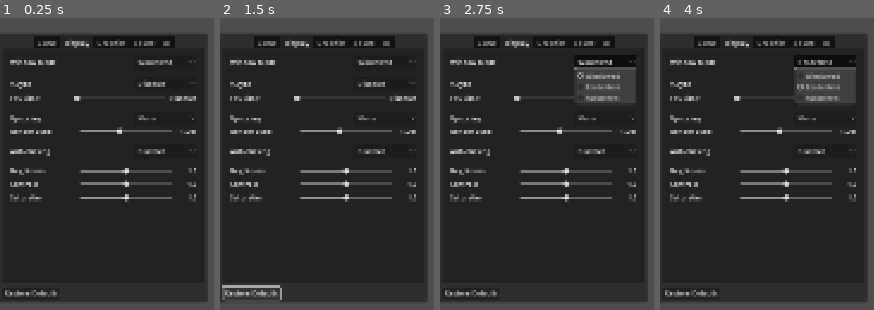
Above: before the commit, frames 1-4 (left to right).
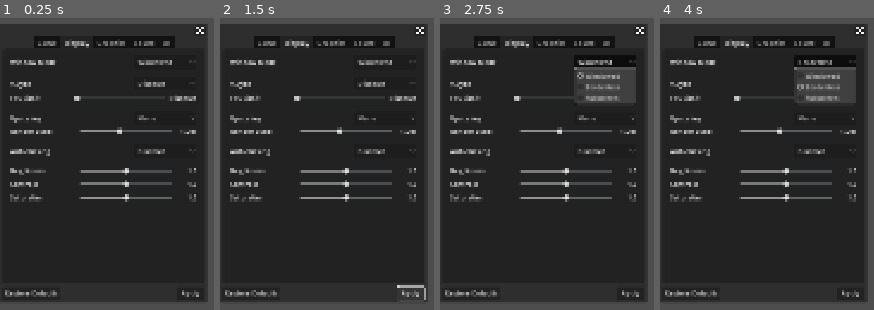
Above: after the commit, the same moments.

Repository: RespiteFromReality/godot-settings
Game: Godot game, scene res://settings_menu/settings_menu.tscn
The game is run twice, just before and just after one commit, with the same random seed, the same clock (stepped at 60 frames per second) and the same inputs.
Inputs:
- Up to frame 1 (0.25 s): no input
- Up to frame 2 (1.5 s): click "Restore Defaults" at 0.5 s; click "Restore Defaults" (after the commit: "Apply") at 1.25 s
- Up to frame 3 (2.75 s): click "Windowed" at 2 s
- Up to frame 4 (4 s): click "Disabled" at 2.75 s; click "Borderless" at 3.5 s

The runs differ from the first frame. In frame 1, 2.8% of the frame differs, in the area x 0-98%, y 2-96%; in frame 2, 3.4%, in the area x 0-98%, y 2-97%; in frame 3, 2.8%; in frame 4, 2.8%.

Commit message:
Close, Apply, Unsaved Changes

Diff:
--- /dev/null
+++ b/settings_menu/apply_settings.gd
@@ -0,0 +1,5 @@
+extends Control
+
+
+func _on_pressed() -> void:
+	SettingsFiles.save_config(SettingsFiles.user_config)
--- /dev/null
+++ b/settings_menu/exit.gd
@@ -0,0 +1,16 @@
+extends Button
+
+@onready var settings_menu: Control = $".."
+
+signal unsaved_changes;
+
+func _on_pressed() -> void:
+	if SettingsFiles.unsaved_changes != true:
+		close()
+	else:
+		unsaved_changes.emit()
+
+
+func close() -> void:
+	settings_menu.visible = false
+	settings_menu.queue_free()
--- a/settings_menu/settings.gd
+++ b/settings_menu/settings.gd
@@ -134,6 +134,8 @@
 	# UI SCALE
 	var scale: float = get_ui_scale()
 	set_ui_scale(scale)
+
+	SettingsFiles.unsaved_changes = false
 
 
 # FOV
--- /dev/null
+++ b/settings_menu/settings.tres
@@ -0,0 +1,26 @@
+[gd_resource type="Resource" script_class="SettingsContainer" format=3 uid="uid://bmrjxddiy1hey"]
+
+[ext_resource type="Script" uid="uid://bayystcohpp5m" path="res://settings_menu/settings_container.gd" id="1_88asv"]
+
+[resource]
+script = ExtResource("1_88asv")
+fov = 60.0
+render_scale = 1.0
+fsr_quality = 1.0
+fsr_sharpness = 1.7
+brightness = 1.0
+contrast = 1.0
+saturation = 1.0
+lod_threshold = 2
+ssil = true
+ssil_quality = 3
+ssr = true
+ssr_steps = 16
+ssao_quality = 3
+gi_half_res = true
+sdfgi_cascades = 2
+sdfgi_rays = 3
+voxelgi_quality = 1
+shadow_resolution = 2
+bloom = true
+metadata/_custom_type_script = "uid://bayystcohpp5m"
--- a/settings_menu/settings_files.gd
+++ b/settings_menu/settings_files.gd
@@ -3,8 +3,15 @@
 const SETTINGS_FILE_PATH = "user://settings.ini"
 
 var user_config: ConfigFile
+var unsaved_changes: bool
 
 func _init() -> void:
+	load_or_create_settings_file()
+
+
+## File Functions
+## Generates a ConfigFile with default settings.
+func load_or_create_settings_file() -> void:
 	if FileAccess.file_exists(SETTINGS_FILE_PATH) == false:
 		user_config = create_default()
 		user_config.save(SETTINGS_FILE_PATH)
@@ -13,13 +20,10 @@
 		var err: Error = user_config.load(SETTINGS_FILE_PATH)
 		assert(err == OK) # Just panic in debug.
 		if err != OK:
-			printerr("Failed to load config file with error: ", err)
-			printerr(err)
+			printerr("Failed to load config file with error: %s" % error_string(err))
 			user_config = create_default()
 
 
-## File Functions
-## Generates a ConfigFile with default settings.
 func create_default() -> ConfigFile:
 	var default_config: ConfigFile = ConfigFile.new()
 
@@ -84,7 +88,7 @@
 
 func apply_setting(section: String, key: String, value: Variant) -> void:
 	user_config.set_value(section, key, value)
-	save_config(user_config)
+	unsaved_changes = true;
 
 
 func get_setting(section: String, key: String) -> Variant:
@@ -100,11 +104,12 @@
 	var err: Error = config.save(SETTINGS_FILE_PATH)
 	if err != OK:
 		assert(false) # Just panic in debug.
-		printerr("Saving settings failed with: ", err)
-
+		printerr("Saving settings failed with: %s" % error_string(err))
+	unsaved_changes = false
 	return err
 
 
 func restore_default_settings() -> void:
 	user_config = create_default()
 	save_config(user_config)
+	unsaved_changes = false
--- a/settings_menu/settings_menu.tscn
+++ b/settings_menu/settings_menu.tscn
@@ -17,7 +17,11 @@
 [ext_resource type="PackedScene" uid="uid://bdnli8g4ow2tm" path="res://settings_menu/components/screen_space_ambient_occlusion.tscn" id="11_r4dkt"]
 [ext_resource type="PackedScene" uid="uid://bwtsjms3ni4ip" path="res://settings_menu/components/bloom.tscn" id="14_pjsmy"]
 [ext_resource type="PackedScene" uid="uid://djgw7pir3pjol" path="res://settings_menu/components/ui_scaling.tscn" id="17_fhjgd"]
+[ext_resource type="Texture2D" uid="uid://ddaf62rfxfyxx" path="res://settings_menu/assets/cross.png" id="18_40jo8"]
 [ext_resource type="Script" uid="uid://bsk3ojm4akmd5" path="res://settings_menu/restore_defaults.gd" id="18_pjsmy"]
+[ext_resource type="Script" uid="uid://dscc4mw3til54" path="res://settings_menu/exit.gd" id="19_hjkn0"]
+[ext_resource type="Script" uid="uid://dkr4t10tac28v" path="res://settings_menu/apply_settings.gd" id="19_mam1n"]
+[ext_resource type="Script" uid="uid://165cnquon21u" path="res://settings_menu/unsaved_changes.gd" id="20_w0jgb"]
 
 [node name="SettingsMenu" type="Control" unique_id=872930122]
 layout_mode = 3
@@ -30,7 +34,7 @@
 
 [node name="Background" type="Panel" parent="." unique_id=1799079969]
 layout_mode = 0
-offset_top = -324.0
+offset_top = -346.0
 offset_right = 498.0
 offset_bottom = 324.0
 
@@ -244,6 +248,15 @@
 
 [node name="UIScaling" parent="MarginContainer/TabContainer/UI/MarginContainer/ScrollContainer/VBoxContainer" unique_id=1951421922 instance=ExtResource("17_fhjgd")]
 layout_mode = 2
+
+[node name="Exit" type="Button" parent="." unique_id=922438601]
+layout_mode = 0
+offset_left = 468.0
+offset_top = -342.0
+offset_right = 492.0
+offset_bottom = -318.0
+icon = ExtResource("18_40jo8")
+script = ExtResource("19_hjkn0")
 
 [node name="RestoreDefaultsButton" type="Button" parent="." unique_id=1459968807]
 layout_mode = 0
@@ -254,4 +267,28 @@
 text = "Restore Defaults"
 script = ExtResource("18_pjsmy")
 
+[node name="Apply" type="Button" parent="." unique_id=1300676676]
+layout_mode = 0
+offset_left = 426.0
+offset_top = 285.0
+offset_right = 490.0
+offset_bottom = 316.0
+text = "Apply"
+script = ExtResource("19_mam1n")
+
+[node name="UnsavedChanges" type="ConfirmationDialog" parent="." unique_id=1296437429]
+oversampling_override = 1.0
+title = "Unsaved Changes"
+position = Vector2i(0, 36)
+size = Vector2i(444, 132)
+ok_button_text = "Apply"
+dialog_text = "There are unsaved changes to the settings, would you like to apply those changes or undo them?"
+dialog_autowrap = true
+cancel_button_text = "Undo"
+script = ExtResource("20_w0jgb")
+
+[connection signal="pressed" from="Exit" to="Exit" method="_on_pressed"]
 [connection signal="pressed" from="RestoreDefaultsButton" to="RestoreDefaultsButton" method="_on_pressed"]
+[connection signal="pressed" from="Apply" to="Apply" method="_on_pressed"]
+[connection signal="canceled" from="UnsavedChanges" to="UnsavedChanges" method="_on_canceled"]
+[connection signal="confirmed" from="UnsavedChanges" to="UnsavedChanges" method="_on_confirmed"]
--- /dev/null
+++ b/settings_menu/unsaved_changes.gd
@@ -0,0 +1,26 @@
+extends ConfirmationDialog
+
+@onready var exit_btn: Button = $"../Exit"
+
+
+func _ready() -> void:
+	exit_btn.unsaved_changes.connect(draw)
+
+
+func draw() -> void:
+	self.visible = true
+
+
+func call_close() -> void:
+	exit_btn.close()
+
+
+func _on_confirmed() -> void:
+	SettingsFiles.save_config(SettingsFiles.user_config)
+	call_close()
+
+
+func _on_canceled() -> void:
+	SettingsFiles.load_or_create_settings_file()
+	Settings.load_settings()
+	call_close()
Not shown, added: settings_menu/apply_settings.gd.uid
Binary file added: settings_menu/assets/cross.png
Not shown, added: settings_menu/assets/cross.png.import
Not shown, added: settings_menu/exit.gd.uid
Not shown, added: settings_menu/unsaved_changes.gd.uid
